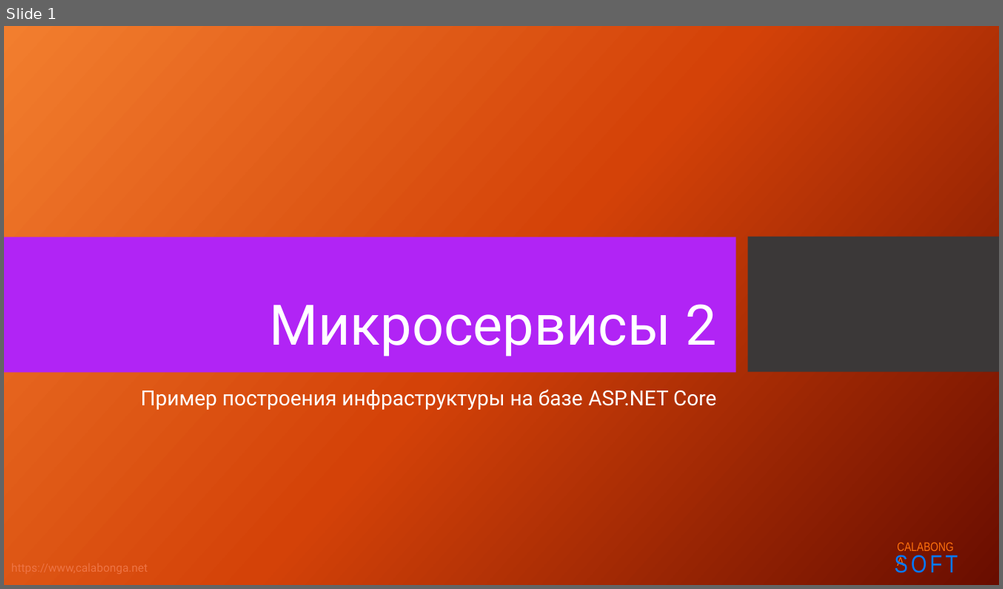
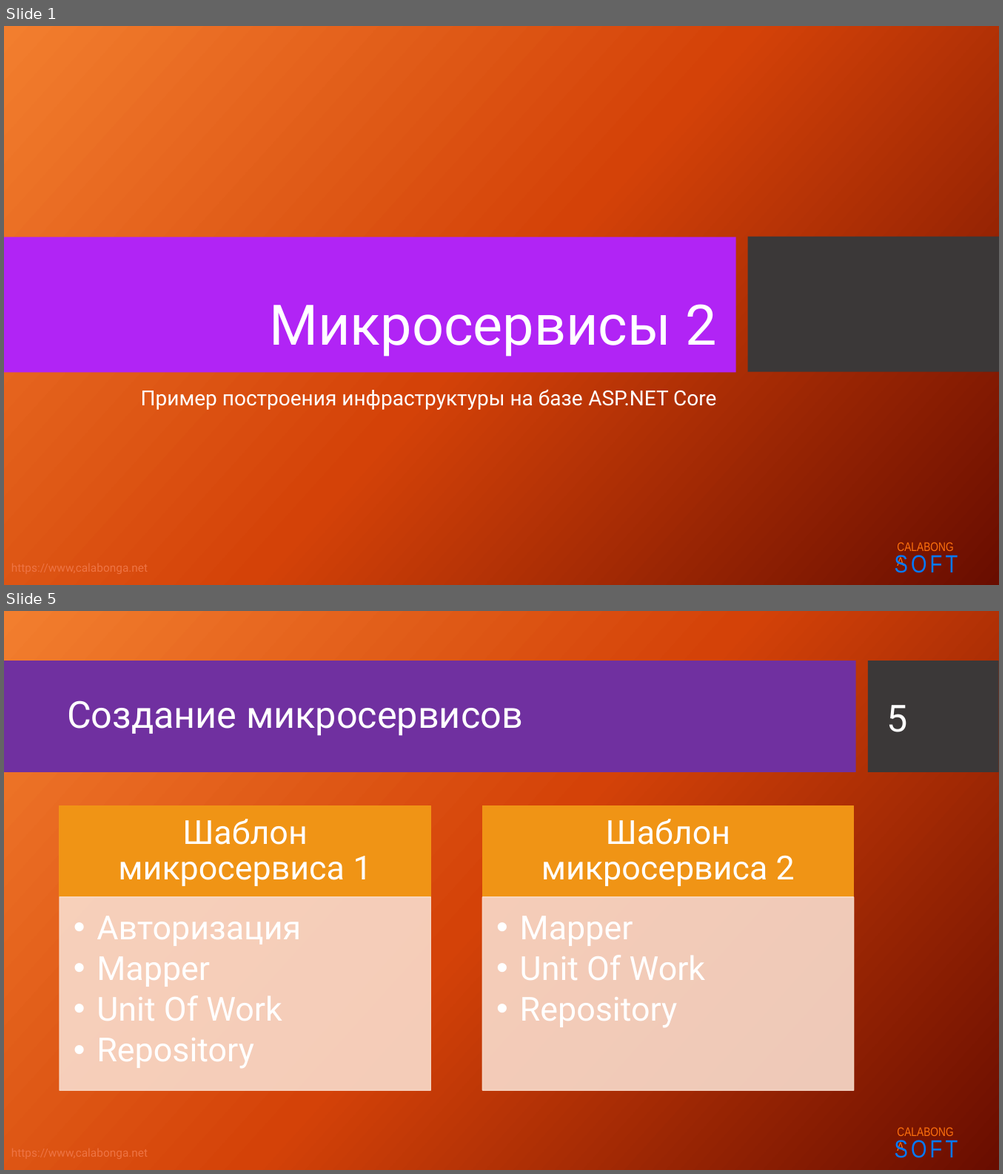
Before and after one commit to Calabonga/Microservice-Template, a slide deck: Presentation/Microservices2.pptx. Shown one above the other, each under a label of ours: slide 1 before the commit, slides 1 and 5 after it; the slides between them are not shown. The pictures are 1003x589 and 1003x1174 pixels, drawn with LibreOffice and Linux fonts; fonts in the diff are those of the drawing; background and template pictures are left out. Boxes give left, top, right and bottom in pixels: in the first picture for what was removed or moved away, otherwise in the second. Text is boxed around its words. In the diff, an @@ line names an element or a change of style, - is before the commit and + after.

```diff
--- a/Presentation/Microservices2.pptx
+++ b/Presentation/Microservices2.pptx
@@ slide 5 added at [4, 611, 999, 1170], background picture (left out); not listed: 3 template elements that a slide beside it also shows @@
@@ rectangle added at [4, 661, 855, 773], fill #7030A0 @@
@@ rectangle added at [868, 661, 999, 773], fill #3B3838 @@
@@ title added at [67, 701, 523, 736], 36 pt, text #FFFFFF @@
+Создание микросервисов
@@ page number added at [887, 705, 908, 732], 36 pt, text #FFFFFF @@
+5
@@ group added at [60, 806, 853, 1091]: 4 rectangles, 4 texts @@
+Шаблон микросервиса 1
+  • Авторизация
+  • Mapper
+  • Unit Of Work
+  • Repository
+Шаблон микросервиса 2
+  • Mapper
+  • Unit Of Work
+  • Repository
```
Also in this commit, not shown: 2 slides changed, 2 other slides added, 1 slide removed.
